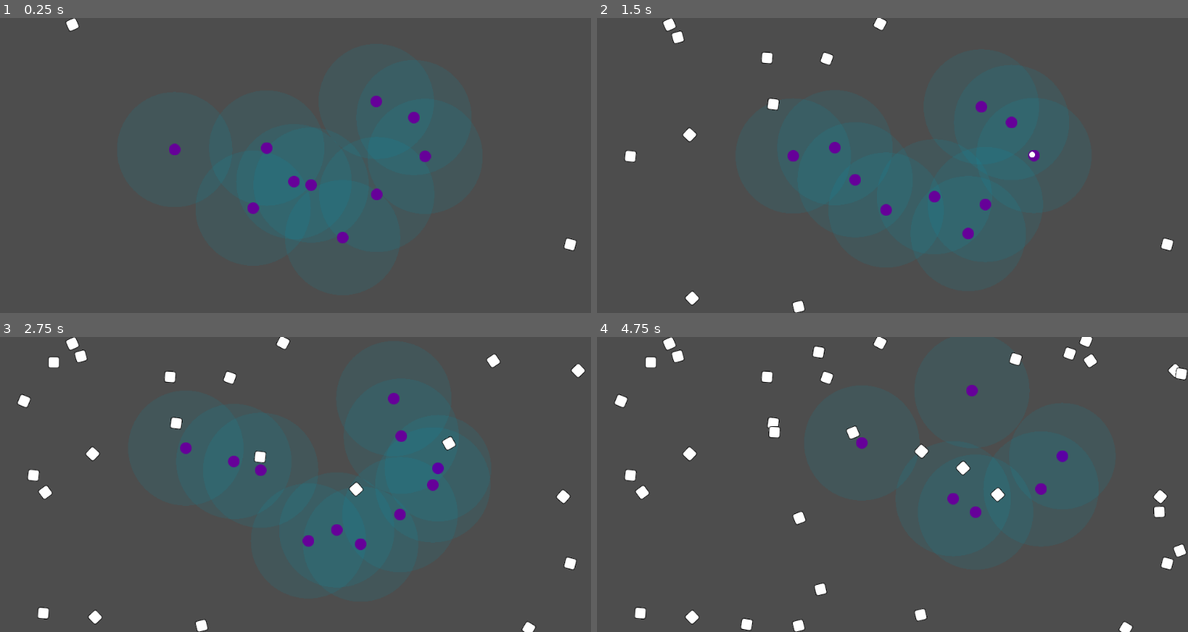
Above: before the commit, frames 1-4 (two rows, left to right).
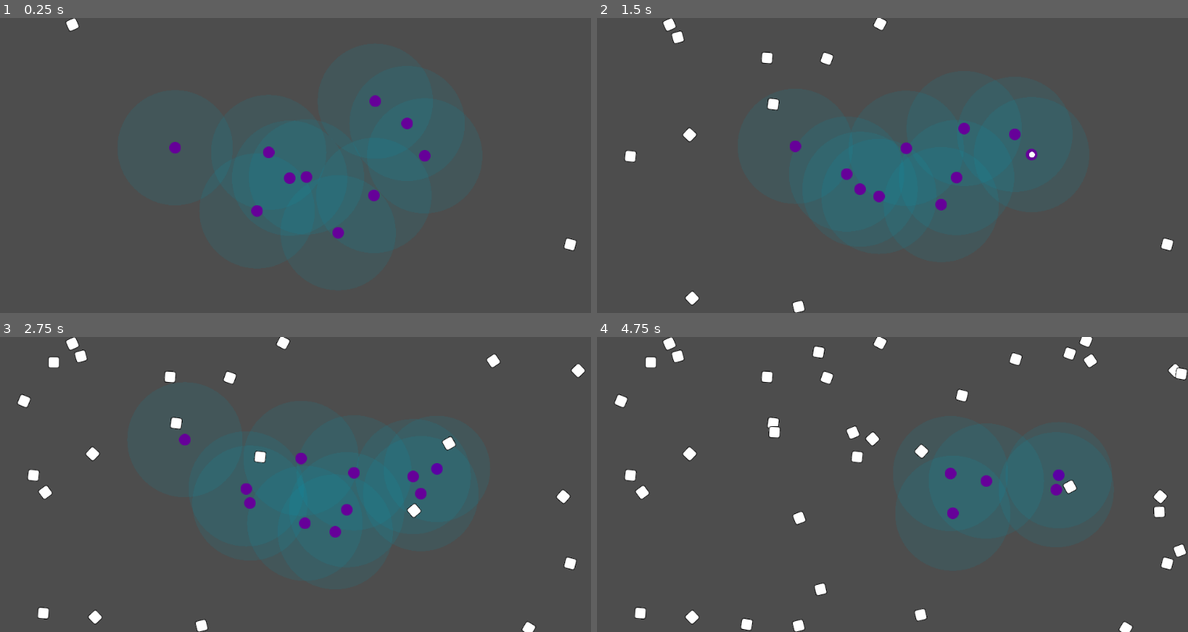
Above: after the commit, the same moments.

Repository: wivest/Natural-Selection
Game: Godot game, scene res://scenes/field.tscn
Same seed, same stepped clock (60 frames per second), same inputs: the game is played once before the commit and once after it.
Inputs:
- Up to frame 1 (0.25 s): no input
- Up to frame 2 (1.5 s): no input
- Up to frame 3 (2.75 s): no input
- Up to frame 4 (4.75 s): no input

The runs differ from the first frame. In frame 1, 0.7% of the frame differs, in the area x 28-73%, y 26-77%; in frame 2, 1.9%; in frame 3, 2.6%, in the area x 30-76%, y 18-78%; in frame 4, 1.2%.

Commit message:
refactor: create View separately from Creature

Diff:
--- a/project.godot
+++ b/project.godot
@@ -12,7 +12,7 @@
 
 config/name="Natural Selection"
 run/main_scene="res://scenes/field.tscn"
-config/features=PackedStringArray("4.2", "C#", "Mobile")
+config/features=PackedStringArray("4.2", "Mobile")
 config/icon="res://icon.svg"
 
 [display]
--- a/scenes/creature/creature.gd
+++ /dev/null
@@ -1,92 +0,0 @@
-class_name Creature extends CharacterBody2D
-
-signal divided(creature_position: Vector2, genome: Genome)
-
-const ENERGY_ON_START: float = 400 # subject to change
-const DIVISION_LOWER_BOUND: float = 800 # subject to change
-const DIVISION_ENERGY_CONSUMED: float = 400 # subject to change
-
-const SPEED_COLOR_CAP: float = 100 # subject to change
-
-const VIEW_COLOR: Color = Color("0099b320")
-
-@export var genome: Genome
-@export var speed_color: Gradient
-
-var energy: float = ENERGY_ON_START
-
-var target: Vector2
-var foods: Array[Food] = []
-var is_target_food: bool = false # first target is random
-
-@onready var view: CircleShape2D = $View/CollisionShape2D.shape # visible area
-@onready var body_sprite: Sprite2D = $Body
-
-func _ready():
-	target = get_random_target() # target is not empty on init
-	view.radius = genome.view_radius.value
-	body_sprite.modulate = speed_color.sample(genome.speed.value / SPEED_COLOR_CAP) # set color based on speed
-
-func _draw():
-	draw_circle(Vector2.ZERO, genome.view_radius.value, VIEW_COLOR)
-
-func _physics_process(delta):
-	update_target()
-	velocity = genome.speed.value * position.direction_to(target)
-	move_and_slide()
-	energy -= get_consumed_energy(delta)
-	handle_energy_level()
-
-func update_target():
-	if foods.size() == 0: # no visible food
-		if is_target_food: # update target from food to random
-			target = get_random_target()
-			is_target_food = false # set target is random
-		if velocity.dot(position.direction_to(target)) < 0: # if target is overcome
-			target = get_random_target()
-	else:
-		target = find_closest_food()
-		is_target_food = true # set target is food
-
-func get_consumed_energy(delta: float) -> float: # based on speed
-	return (genome.speed.value + genome.view_radius.value) * delta
-
-func handle_energy_level():
-	if energy < 0:
-		queue_free()
-	if energy > DIVISION_LOWER_BOUND:
-		energy -= DIVISION_ENERGY_CONSUMED
-		divided.emit(position, genome)
-
-func find_closest_food() -> Vector2: # find closest food from visible ones
-	var new_target: Vector2 = foods[0].position
-	var min_sqr_distance: float = position.distance_squared_to(new_target)
-
-	for food in foods:
-		var sqr_distance: float = position.distance_squared_to(food.position)
-		if sqr_distance < min_sqr_distance:
-			new_target = food.position
-			min_sqr_distance = sqr_distance
-
-	return new_target
-
-func get_random_target() -> Vector2: # get random target on view circle
-	var degree: float = randf() * 2 * PI
-	var unit_circle: Vector2 = view.radius * Vector2.UP.rotated(degree)
-	return unit_circle + position
-
-func _on_view_area_entered(area: Area2D): # food disappeared
-	if area is Food:
-		var food := area as Food
-		foods.append(food)
-
-func _on_view_area_exited(area: Area2D): # food appeared
-	if area is Food:
-		var food := area as Food
-		foods.erase(food)
-
-func _on_mouth_area_entered(area: Area2D): # food can be eaten
-	if area is Food:
-		var food := area as Food
-		energy += food.contains_energy # renew energy contained by food
-		area.queue_free()
--- a/scenes/creature/creature.tscn
+++ b/scenes/creature/creature.tscn
@@ -1,22 +1,23 @@
-[gd_scene load_steps=12 format=3 uid="uid://xkd0hmsfnseg"]
+[gd_scene load_steps=13 format=3 uid="uid://xkd0hmsfnseg"]
 
 [ext_resource type="Texture2D" uid="uid://cbc3ai3qcvy1c" path="res://scenes/creature/creature.png" id="1_23i3f"]
-[ext_resource type="Script" path="res://scenes/creature/creature.gd" id="2_aavvm"]
-[ext_resource type="Script" path="res://scenes/creature/genome.gd" id="2_d4tcy"]
-[ext_resource type="Script" path="res://scenes/creature/gene.gd" id="3_8e3sk"]
+[ext_resource type="Script" path="res://scenes/creature/scripts/nodes/creature.gd" id="1_ekvum"]
+[ext_resource type="Script" path="res://scenes/creature/scripts/genome.gd" id="2_ngt82"]
+[ext_resource type="Script" path="res://scenes/creature/scripts/gene.gd" id="3_0dlvc"]
+[ext_resource type="Script" path="res://scenes/creature/scripts/nodes/view.gd" id="4_oe8uj"]
 
 [sub_resource type="Resource" id="Resource_fxyqd"]
-script = ExtResource("3_8e3sk")
+script = ExtResource("3_0dlvc")
 value = 40.0
 mutation_range = 5.0
 
 [sub_resource type="Resource" id="Resource_hww5n"]
-script = ExtResource("3_8e3sk")
+script = ExtResource("3_0dlvc")
 value = 100.0
 mutation_range = 10.0
 
 [sub_resource type="Resource" id="Resource_dd1vt"]
-script = ExtResource("2_d4tcy")
+script = ExtResource("2_ngt82")
 speed = SubResource("Resource_fxyqd")
 view_radius = SubResource("Resource_hww5n")
 
@@ -35,7 +36,7 @@
 [node name="Creature" type="CharacterBody2D"]
 z_index = -1
 collision_mask = 0
-script = ExtResource("2_aavvm")
+script = ExtResource("1_ekvum")
 genome = SubResource("Resource_dd1vt")
 speed_color = SubResource("Gradient_vpheb")
 
@@ -43,6 +44,7 @@
 shape = SubResource("CircleShape2D_0vg18")
 
 [node name="View" type="Area2D" parent="."]
+script = ExtResource("4_oe8uj")
 
 [node name="CollisionShape2D" type="CollisionShape2D" parent="View"]
 shape = SubResource("CircleShape2D_sq3o0")
@@ -53,12 +55,10 @@
 [node name="CollisionShape2D" type="CollisionShape2D" parent="Mouth"]
 shape = SubResource("CircleShape2D_stakh")
 
-[node name="Body" type="Sprite2D" parent="."]
+[node name="BodySprite2D" type="Sprite2D" parent="."]
 z_as_relative = false
 texture = ExtResource("1_23i3f")
 
-[connection signal="area_entered" from="View" to="." method="_on_view_area_entered"]
-[connection signal="area_exited" from="View" to="." method="_on_view_area_exited"]
-[connection signal="body_entered" from="View" to="." method="_on_view_body_entered"]
-[connection signal="body_exited" from="View" to="." method="_on_view_body_exited"]
+[connection signal="area_entered" from="View" to="View" method="_on_area_entered"]
+[connection signal="area_exited" from="View" to="View" method="_on_area_exited"]
 [connection signal="area_entered" from="Mouth" to="." method="_on_mouth_area_entered"]
--- /dev/null
+++ b/scenes/creature/scripts/nodes/creature.gd
@@ -0,0 +1,49 @@
+class_name Creature extends CharacterBody2D
+
+signal divided(creature_position: Vector2, genome: Genome)
+
+const ENERGY_ON_START: float = 400 # subject to change
+const DIVISION_LOWER_BOUND: float = 800 # subject to change
+const DIVISION_ENERGY_CONSUMED: float = 400 # subject to change
+
+const SPEED_COLOR_CAP: float = 100 # subject to change
+
+const VIEW_COLOR: Color = Color("0099b320")
+
+@export var genome: Genome
+@export var speed_color: Gradient
+
+var energy: float = ENERGY_ON_START
+
+@onready var view: View = $View # visible area
+@onready var body_sprite: Sprite2D = $BodySprite2D
+
+func _ready():
+	view.shape.radius = genome.view_radius.value
+	body_sprite.modulate = speed_color.sample(genome.speed.value / SPEED_COLOR_CAP) # set color based on speed
+
+func _draw():
+	draw_circle(Vector2.ZERO, genome.view_radius.value, VIEW_COLOR)
+
+func _physics_process(delta):
+	view.update_target(velocity)
+	velocity = genome.speed.value * position.direction_to(view.target)
+	move_and_slide()
+	energy -= get_consumed_energy(delta)
+	handle_energy_level()
+
+func get_consumed_energy(delta: float) -> float: # based on speed
+	return (genome.speed.value + genome.view_radius.value) * delta
+
+func handle_energy_level():
+	if energy < 0:
+		queue_free()
+	if energy > DIVISION_LOWER_BOUND:
+		energy -= DIVISION_ENERGY_CONSUMED
+		divided.emit(position, genome)
+
+func _on_mouth_area_entered(area: Area2D): # food can be eaten
+	if area is Food:
+		var food := area as Food
+		energy += food.contains_energy # renew energy contained by food
+		area.queue_free()
--- /dev/null
+++ b/scenes/creature/scripts/nodes/view.gd
@@ -0,0 +1,50 @@
+class_name View
+extends Area2D
+
+var target: Vector2 # target is in global scope
+
+var _visible_food: Array[Food] = []
+var _is_target_food: bool = false # target on creation is random
+
+@onready var shape: CircleShape2D = $CollisionShape2D.shape
+
+func _ready():
+	target = _get_random_target()
+
+func update_target(creature_velocity: Vector2):
+	if _visible_food.size() == 0: # no visible food
+		if _is_target_food: # update target from food to random
+			target = _get_random_target()
+			_is_target_food = false # set target is random
+		if creature_velocity.dot(global_position.direction_to(target)) < 0: # if target is overcome
+			target = _get_random_target()
+	else:
+		target = _find_closest_food()
+		_is_target_food = true # set target is food
+
+func _get_random_target() -> Vector2: # get random target on view circle
+	var degree: float = randf() * 2 * PI
+	var unit_circle: Vector2 = shape.radius * Vector2.UP.rotated(degree)
+	return unit_circle + position
+
+func _find_closest_food() -> Vector2: # find closest food from visible ones
+	var new_target: Vector2 = _visible_food[0].position
+	var min_sqr_distance: float = position.distance_squared_to(new_target)
+
+	for food in _visible_food:
+		var sqr_distance: float = global_position.distance_squared_to(food.global_position)
+		if sqr_distance < min_sqr_distance:
+			new_target = food.global_position
+			min_sqr_distance = sqr_distance
+
+	return new_target
+
+func _on_area_entered(area: Area2D): # food appeared
+	if area is Food:
+		var food := area as Food
+		_visible_food.append(food)
+
+func _on_area_exited(area: Area2D): # food disappeared
+	if area is Food:
+		var food := area as Food
+		_visible_food.erase(food)
Renamed: scenes/creature/gene.gd -> scenes/creature/scripts/gene.gd
Renamed: scenes/creature/genome.gd -> scenes/creature/scripts/genome.gd
